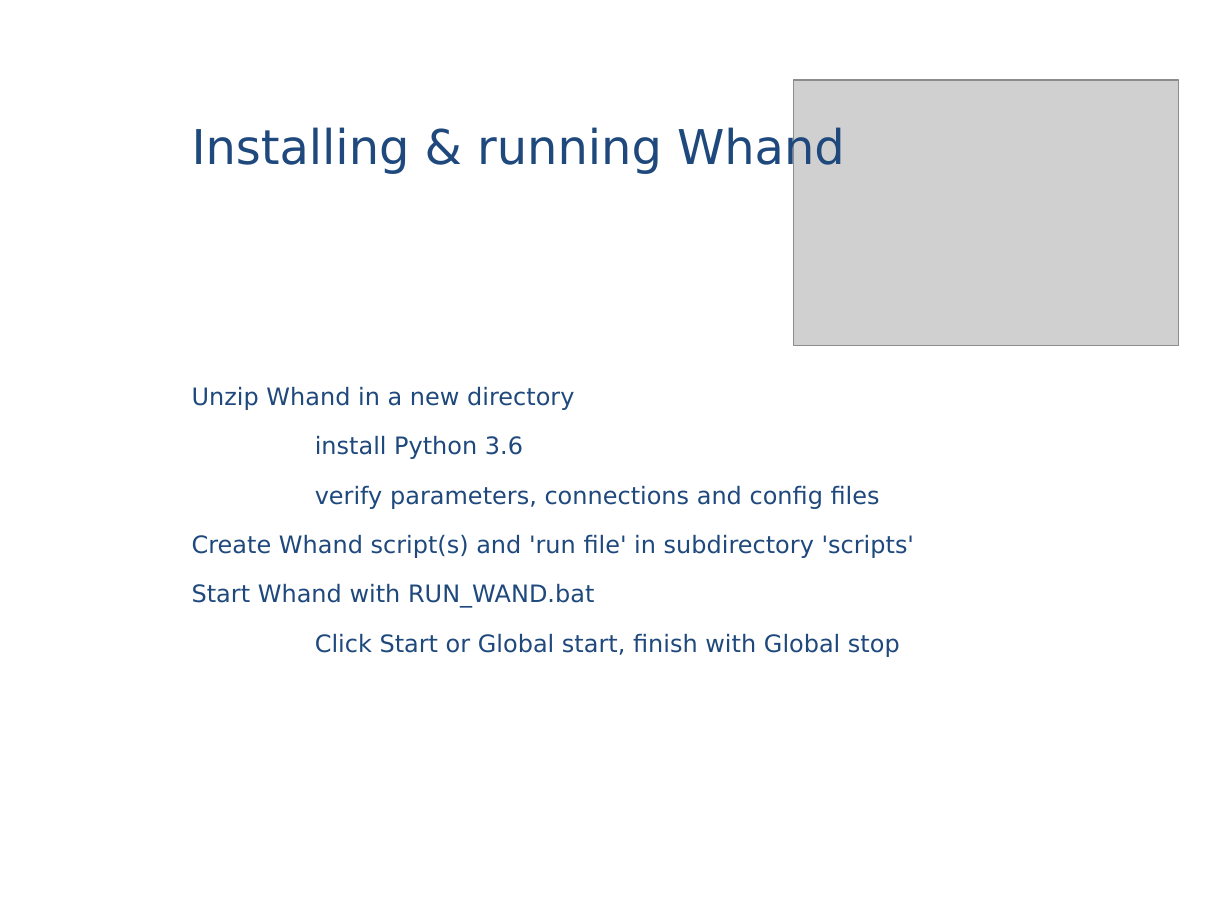
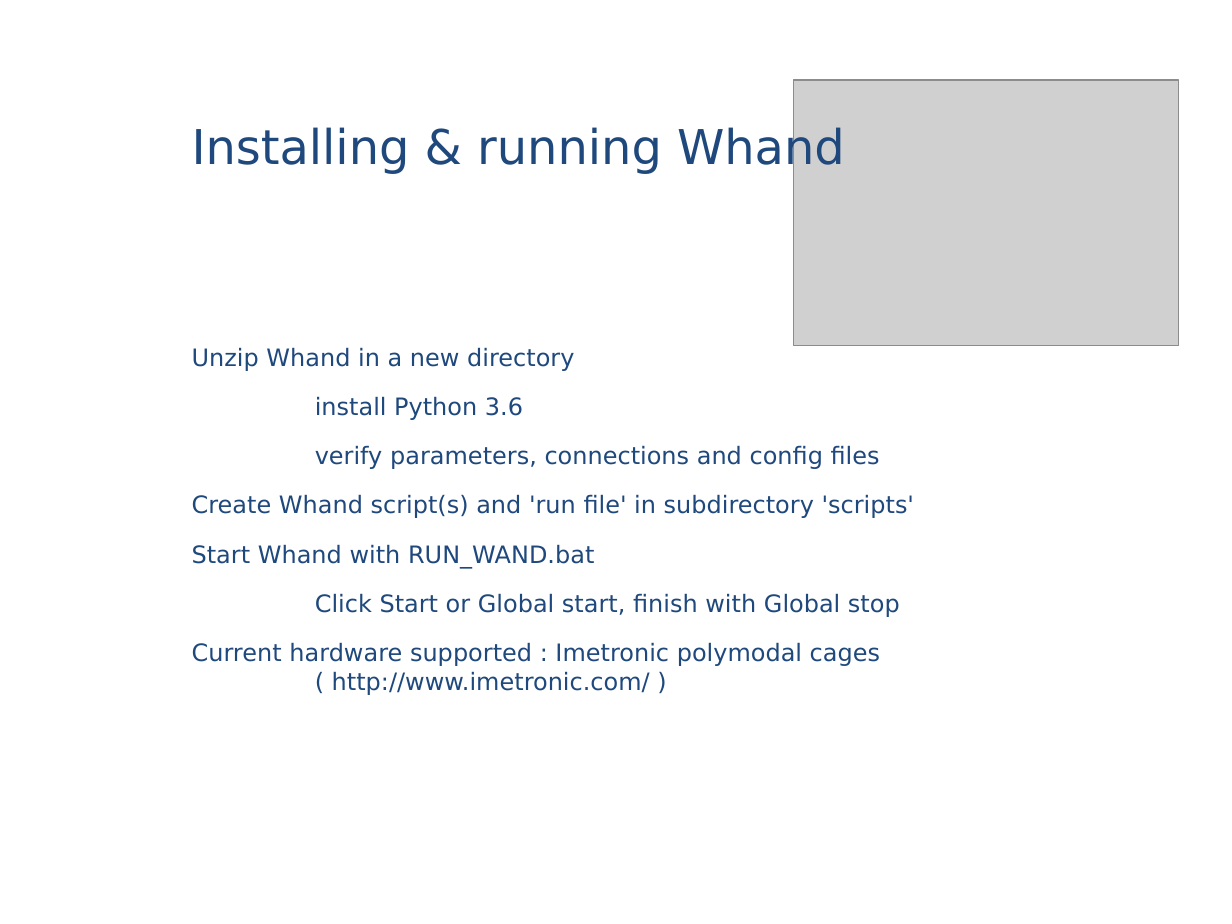
Before and after one commit to MarchandAlain/Whand, a slide deck: slide 6 of Introduction to Whand.ppt (slide 5 before the commit). Drawn at 1232x924 pixels with LibreOffice and Linux fonts; fonts in the diff are those of the drawing; grey boxes stand for pictures. Boxes give left, top, right and bottom in pixels: in the first picture for what was removed or moved away, otherwise in the second. Text is boxed around its words. In the diff, an @@ line names an element or a change of style, - is before the commit and + after.

```diff
--- a/Introduction to Whand.ppt
+++ b/Introduction to Whand.ppt
@@ text "Unzip Whand in a new ...": place and size @@
-text "Unzip Whand in a new ..." at box(192, 386, 914, 657)
+text "Unzip Whand in a new ..." at box(192, 347, 914, 695)
@@ text at box(192, 642, 880, 695): paragraph added @@
+Current hardware supported : Imetronic polymodal cages ( http://www.imetronic.com/ )
```
Also in this commit, not shown: 15 other slides changed, 1 slide added.
